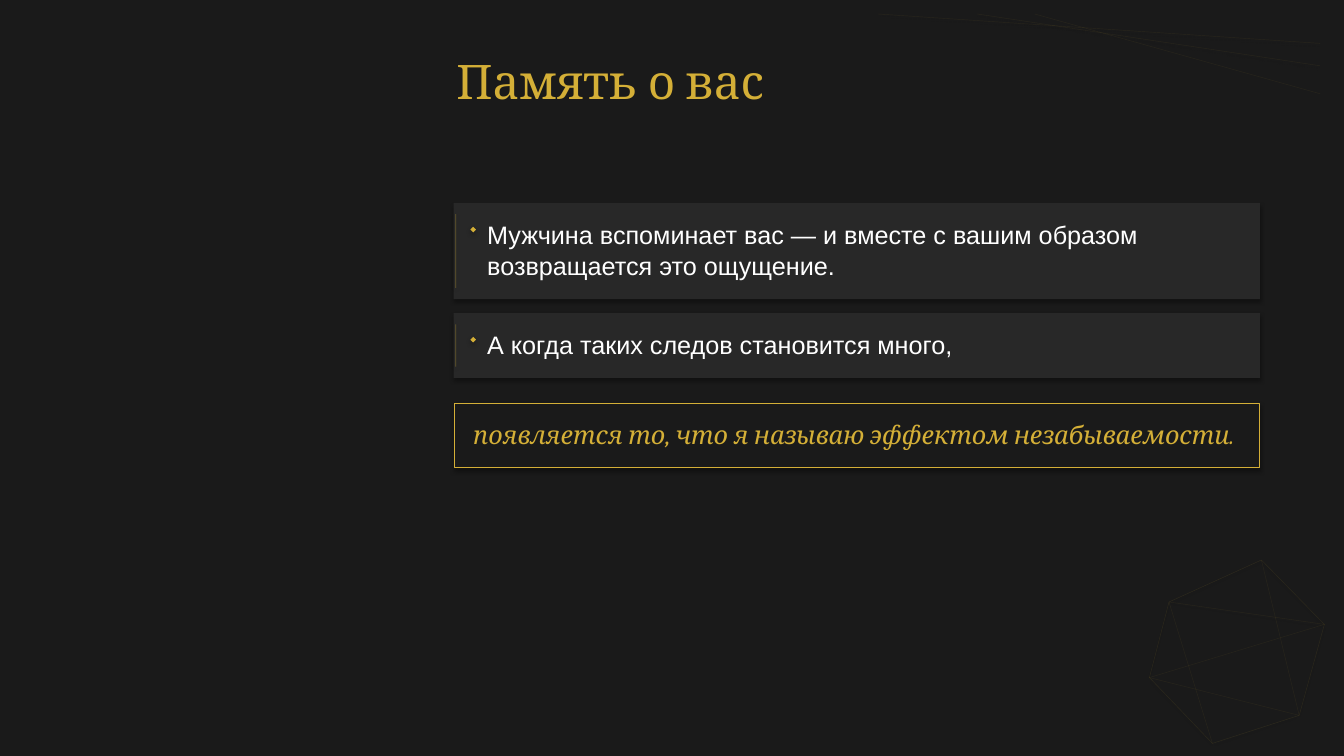
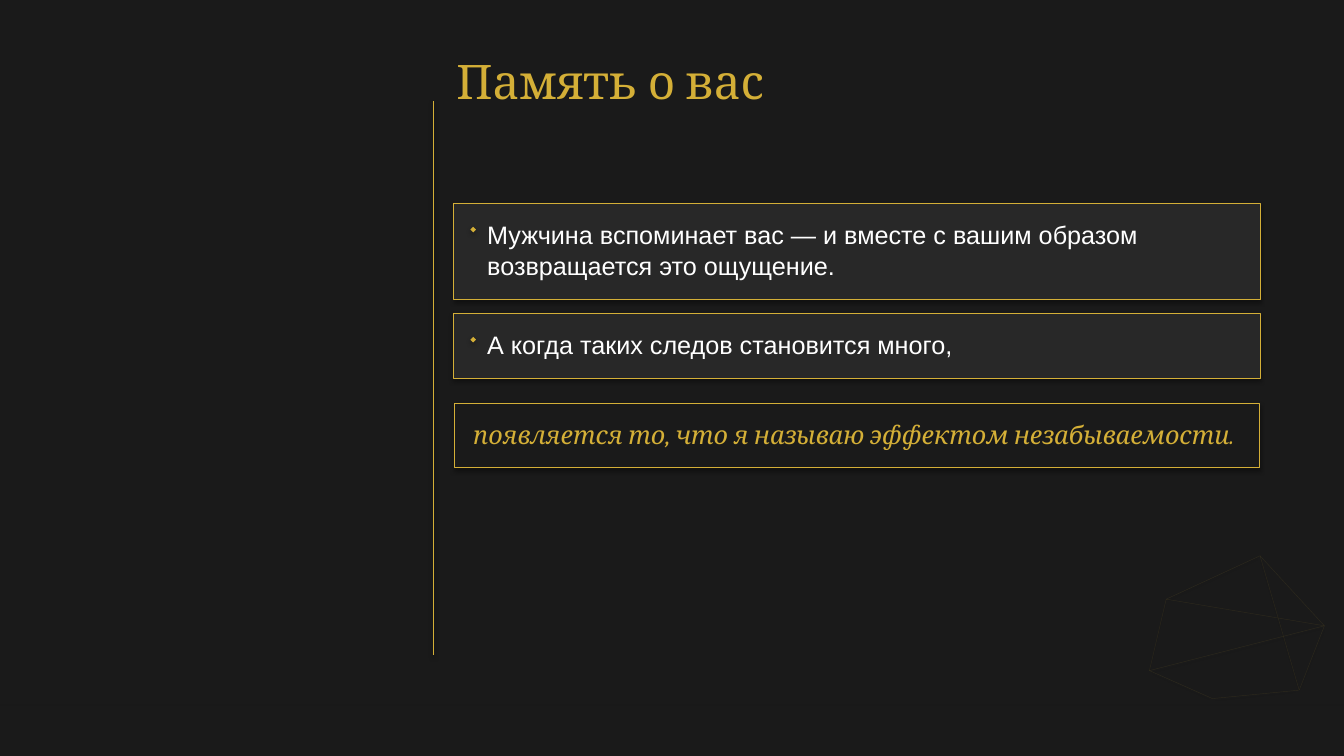
Before and after one commit to babylonofkommod-ai/-, a slide deck: slide 9 of Ваш Кристалл незабываемости.pptx. Drawn at 1344x756 pixels with LibreOffice and Linux fonts; fonts in the diff are those of the drawing. Boxes give left, top, right and bottom in pixels: in the first picture for what was removed or moved away, otherwise in the second. Text is boxed around its words. In the diff, an @@ line names an element or a change of style, - is before the commit and + after.

```diff
--- a/Ваш Кристалл незабываемости.pptx
+++ b/Ваш Кристалл незабываемости.pptx
@@ line added from (434, 101) to (434, 655), #D4AF37 0.65 pt @@
@@ rectangle at <box>454,203,1260,298</box>: outline none to #D4AF37 0.5 pt @@
@@ line removed from (456, 214) to (456, 288) @@
@@ rectangle at <box>454,314,1260,378</box>: outline none to #D4AF37 0.5 pt @@
@@ line removed from (456, 325) to (456, 367) @@
@@ line moved from (1170, 602) - (1261, 561) to (1167, 599) - (1260, 556) @@
@@ line (1167, 599) - (1260, 556): stroke #D4AF37 0.35 pt to #D4AF37 0.3 pt @@
```
Also in this commit, not shown: 15 other slides changed, 3 other files.
